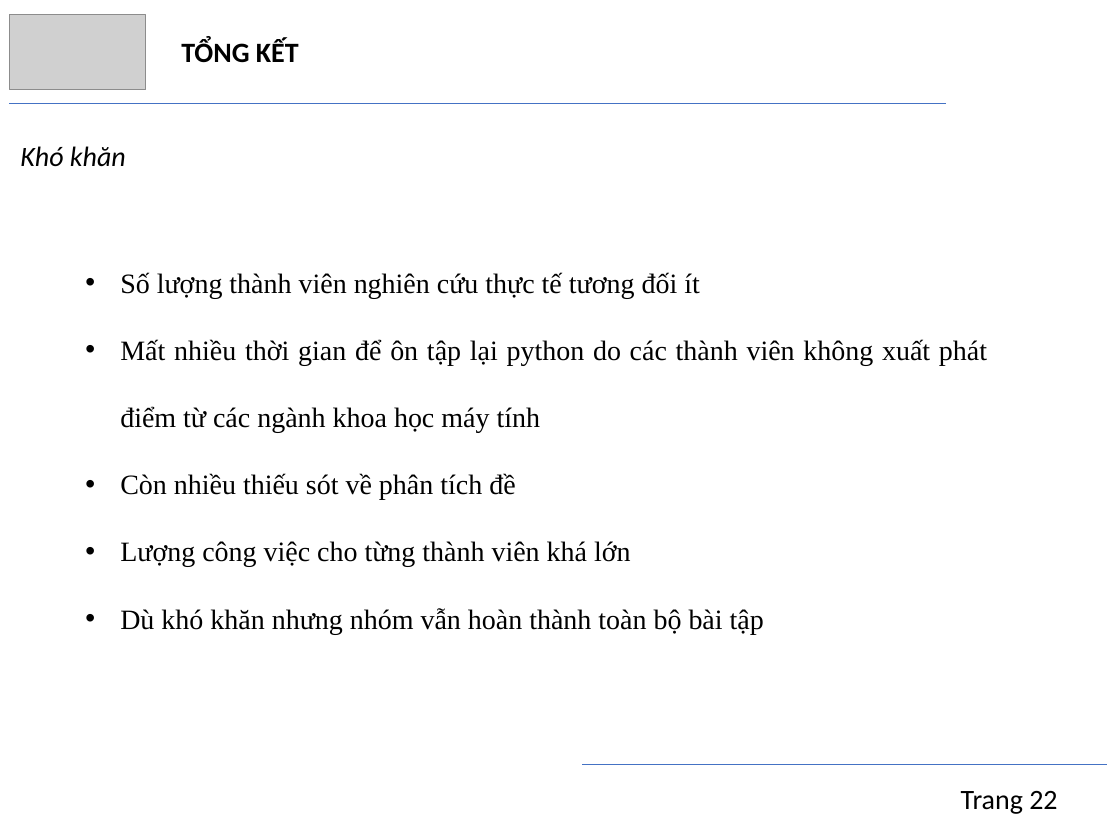
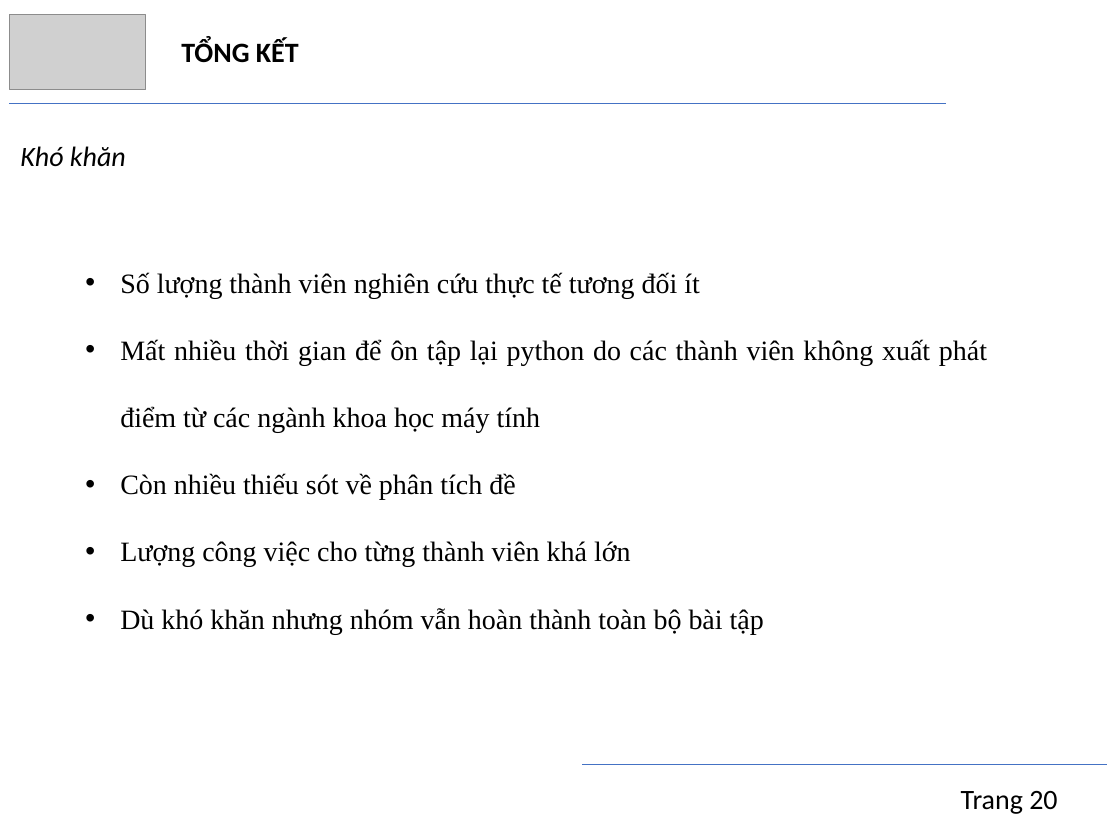
Before and after one commit to trngbro/AI, a slide deck: slide 21 of present/progress/presentation.pptx. Drawn at 1120x840 pixels with LibreOffice and Linux fonts; fonts in the diff are those of the drawing; grey boxes stand for pictures. Boxes give left, top, right and bottom in pixels: in the first picture for what was removed or moved away, otherwise in the second. Text is boxed around its words. In the diff, an @@ line names an element or a change of style, - is before the commit and + after.

```diff
--- a/present/progress/presentation.pptx
+++ b/present/progress/presentation.pptx
@@ text at <box>961,791,1057,814</box>: text changed @@
-Trang 22
+Trang 20
```
Also in this commit, not shown: 16 other slides changed, 3 other files.
